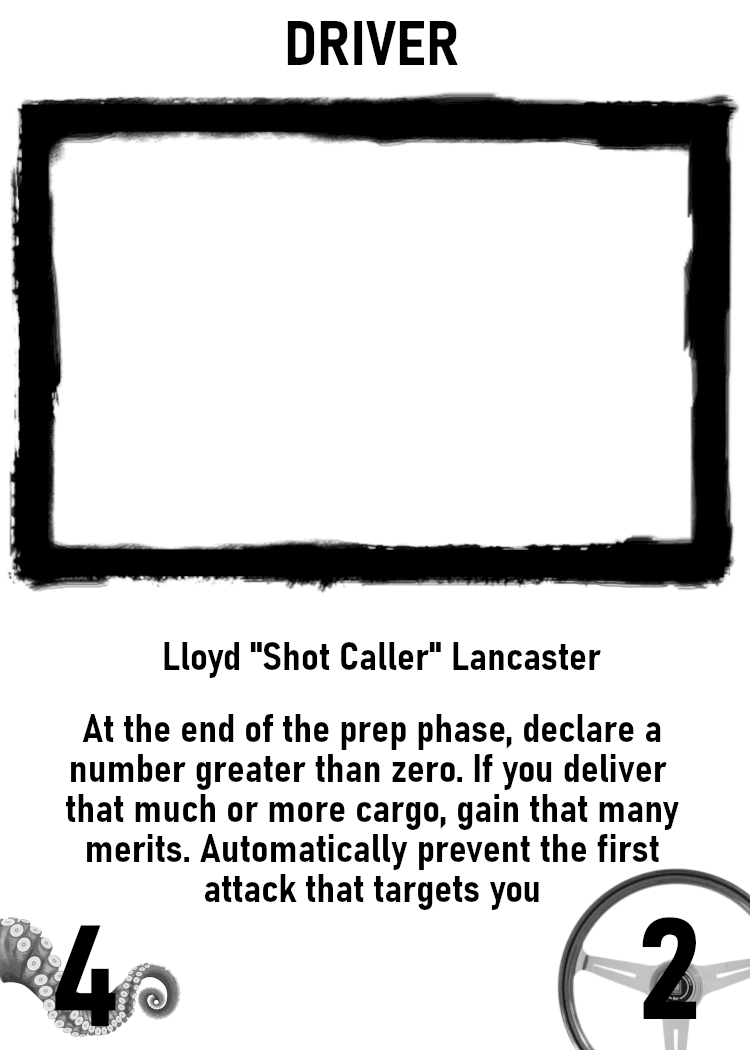
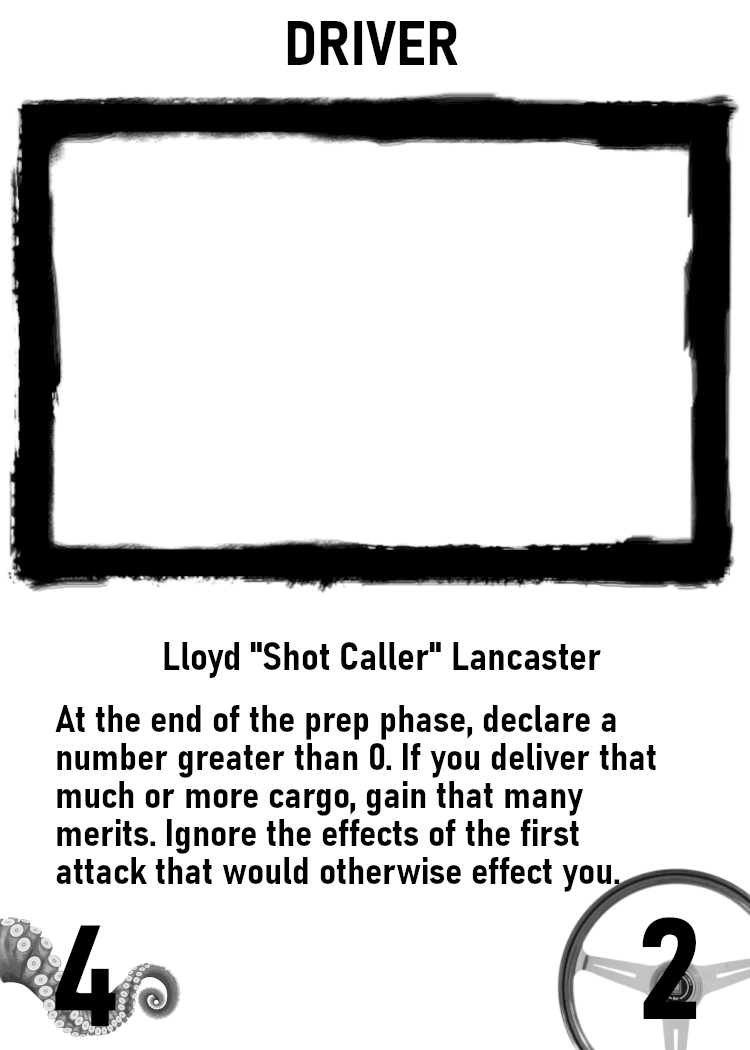
Comparing the layer stacks of the two 750px x 1050px images. Changes:
painted on "Background" over <box>55,705,679,911</box>
